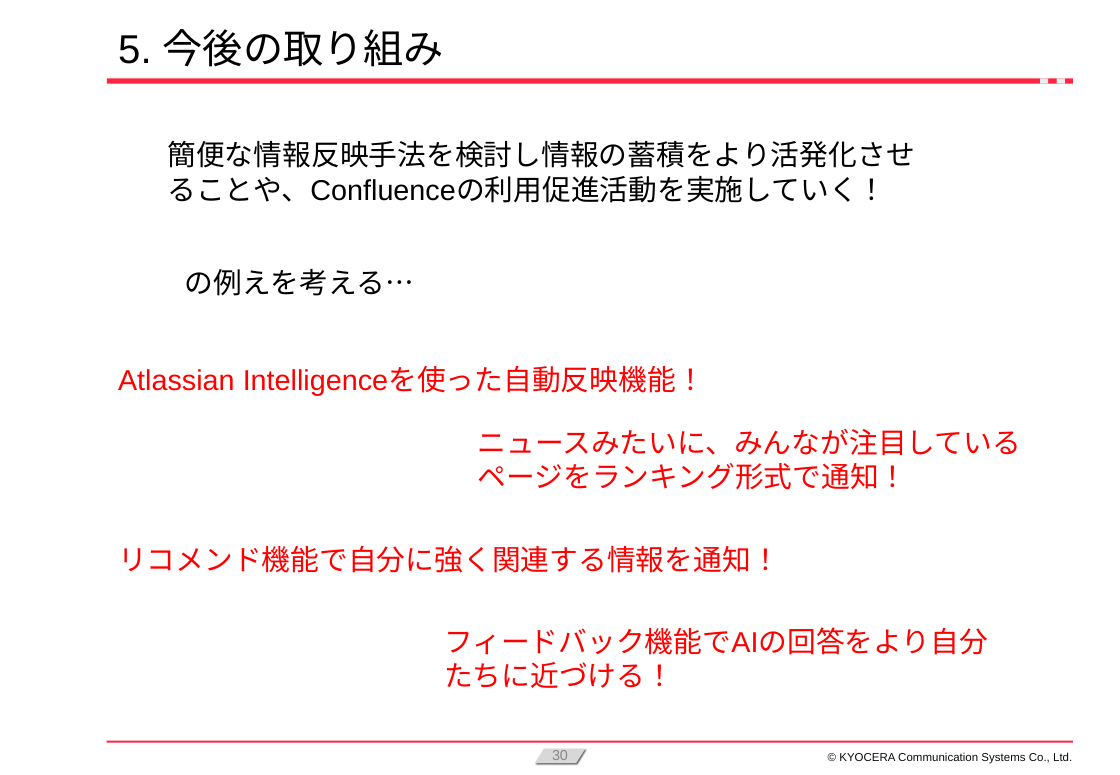
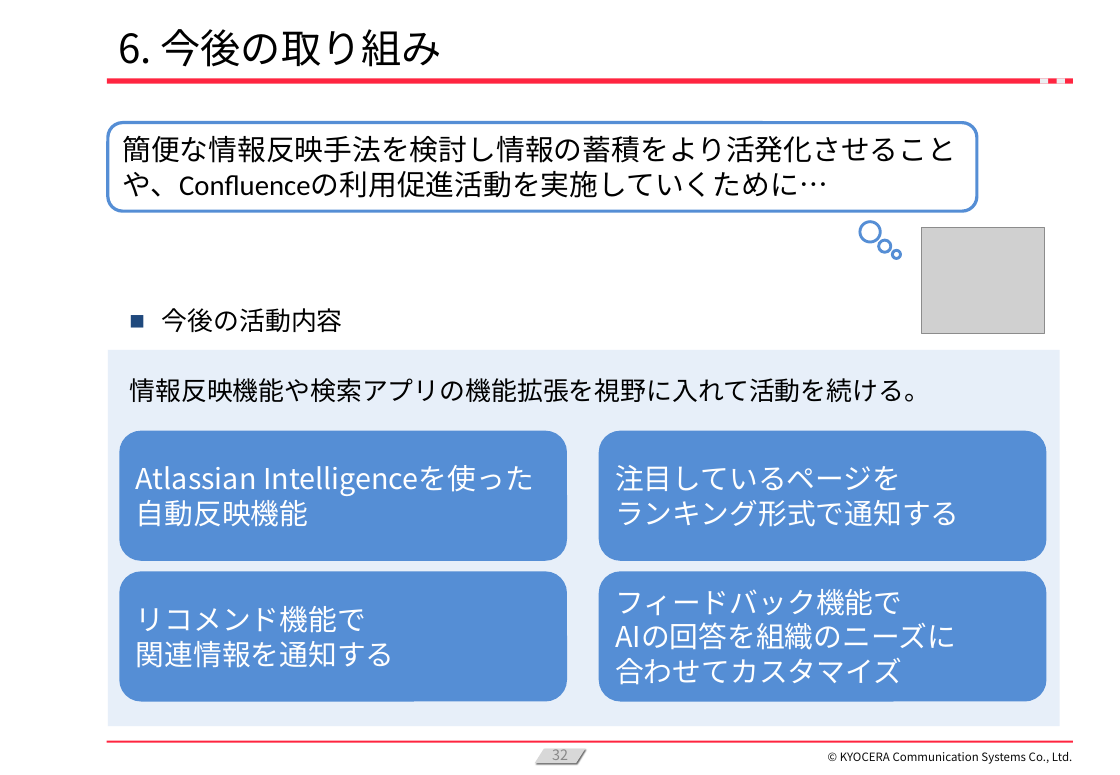
Before and after one commit to KanataOsako/SCSA, a slide deck: slide 32 of src/研究レポート/業務改善【大迫かなた】2024年予選会資料_最新.pptx (slide 30 before the commit). Drawn at 1120x775 pixels with LibreOffice and Linux fonts; fonts in the diff are those of the drawing; grey boxes stand for pictures; background and template pictures are left out. Boxes give left, top, right and bottom in pixels: in the first picture for what was removed or moved away, otherwise in the second. Text is boxed around its words. In the diff, an @@ line names an element or a change of style, - is before the commit and + after.

```diff
--- a/src/研究レポート/業務改善【大迫かなた】2024年予選会資料_最新.pptx
+++ b/src/研究レポート/業務改善【大迫かなた】2024年予選会資料_最新.pptx
@@ title at (118,29,442,67): text changed; font Arial to Noto Sans CJK JP @@
-5. 今後の取り組み
+6. 今後の取り組み
@@ rounded rectangle "簡便な情報反映手法を検討し情報の蓄積をより活発化させることや、Confluenceの利用促進活動を実施していくために…": place and size @@
-rounded rectangle "簡便な情報反映手法を検討し情報の蓄積をより活発化させることや、Confluenceの利用促進活動を実施していくために…" at (167,141,915,203)
+rounded rectangle "簡便な情報反映手法を検討し情報の蓄積をより活発化させることや、Confluenceの利用促進活動を実施していくために…" at (108,123,977,212)
@@ rounded rectangle "簡便な情報反映手法を検討し情報の蓄積をより活発化させることや、Confluenceの利用促進活動を実施していくために…" at (108,123,977,212): fill none to #FFFFFF; outline none to #558ED5 2.25 pt @@
@@ text in rounded rectangle at (122,136,956,198): text changed; font Arial to Calibri @@
-簡便な情報反映手法を検討し情報の蓄積をより活発化させることや、Confluenceの利用促進活動を実施していく！
+簡便な情報反映手法を検討し情報の蓄積をより活発化させることや、Confluenceの利用促進活動を実施していくために…
@@ ellipse added at (860,222,881,243), outline #558ED5 2 pt @@
@@ picture added at (921,228,1046,333) @@
@@ text removed at (185,269,414,296) @@
-の例えを考える…
@@ ellipse added at (879,240,891,252), outline #558ED5 2 pt @@
@@ ellipse added at (892,250,901,259), outline #558ED5 2 pt @@
@@ text added at (162,308,343,332), 18 pt, text #000000 @@
+■ 今後の活動内容
@@ rectangle added at (108,351,1060,727), fill #E7EFF9 @@
@@ text removed at (118,367,705,395) @@
-Atlassian Intelligenceを使った自動反映機能！
@@ text added at (130,378,930,402), 18 pt, text #000000 @@
+情報反映機能や検索アプリの機能拡張を視野に入れて活動を続ける。
@@ rounded rectangle added at (119,431,567,562), fill #558ED5, 20 pt, text #FFFFFF @@
+Atlassian Intelligenceを使った
+自動反映機能
@@ rounded rectangle "注目しているページを": place and size @@
-rounded rectangle "注目しているページを" at (478,429,1021,490)
+rounded rectangle "注目しているページを" at (599,431,1047,562)
@@ text in rounded rectangle at (615,465,959,527): text changed; font Arial to Noto Sans CJK JP; text colour #FF0000 to #FFFFFF @@
-ニュースみたいに、みんなが注目しているページをランキング形式で通知！
+注目しているページを
+ランキング形式で通知する
@@ vertical alignment top to middle; fill none to #558ED5 in 3 elements at (599,431,1047,562), (599,572,1047,702), (119,572,567,702) @@
@@ rounded rectangle "リコメンド機能で": place and size @@
-rounded rectangle "リコメンド機能で" at (118,546,780,573)
+rounded rectangle "リコメンド機能で" at (119,572,567,702)
@@ rounded rectangle "フィードバック機能で": place and size @@
-rounded rectangle "フィードバック機能で" at (444,627,988,655)
+rounded rectangle "フィードバック機能で" at (599,572,1047,702)
@@ text in rounded rectangle at (615,589,956,685): text changed; font Arial to Noto Sans CJK JP; text colour #FF0000 to #FFFFFF @@
-フィードバック機能でAIの回答をより自分たちに近づける！
+フィードバック機能で
+AIの回答を組織のニーズに
+合わせてカスタマイズ
@@ text in rounded rectangle at (136,606,395,668): text changed; font Arial to Noto Sans CJK JP; text colour #FF0000 to #FFFFFF @@
-リコメンド機能で自分に強く関連する情報を通知！
+リコメンド機能で
+関連情報を通知する
@@ page number at (552,749,568,764): text changed; font Arial to Noto Sans CJK JP @@
-30
+32
@@ text "© KYOCERA Communication Systems Co., ..." at (840,752,1073,764): font Arial to Noto Sans CJK JP @@
```
Also in this commit, not shown: 26 other slides changed, 7 slides added, 5 slides removed.
